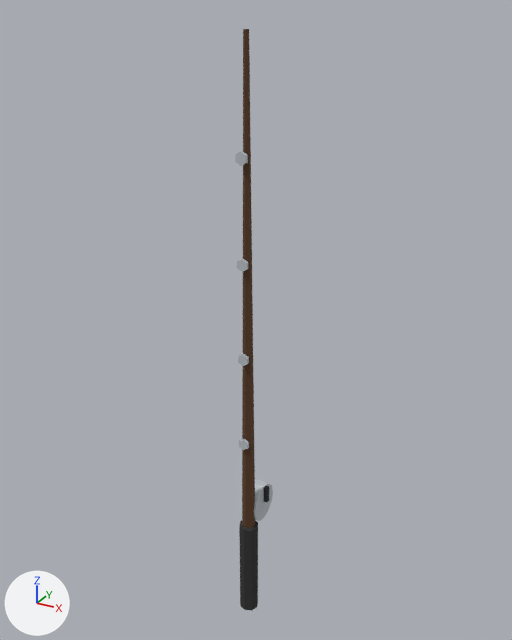
The glTF model art/props/rod.glb, before and after one commit.
Before and after are seen from a camera (50 mm lens) standing at (1.016, -1.793, 1.951) and looking at (-0.022, 0.095, 1.006). The axes (+X, +Y, +Z) are drawn at lower left. The lights are the same throughout. The older version comes first. Vertices at exactly the same position are counted once.

Names of what the first picture shows: 'rod'.
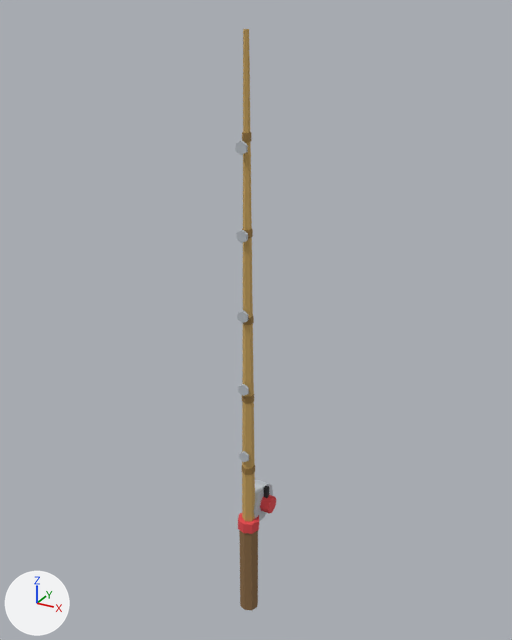
The edits, one by one:
me_rod is used by ob_rod; location (0.0, 0.0, 0.0).
me_rod had 120 vertices, 204 faces and spanned x -0.04..0.04, y -0.04..0.14, z -0.14..1.9.
me_rod now has 224 vertices, 380 faces and spans x -0.04..0.06, y -0.04..0.14, z -0.14..1.9.
me_rod part 1: a new loose piece, an 8-sided cylinder along z spanning x -0.04..0.04, y -0.04..0.04, z 0.23..0.27, in mat_palette.
me_rod part 2: the loose piece of 12 vertices spanning x -0.02..0.02, y -0.04..-0.02, z 0.58..0.62 is turned -90 degrees about the x axis through its middle and scaled by 1.25, then moved by (0.0, 0.03, -0.12).
me_rod part 3: the loose piece of 12 vertices spanning x -0.02..0.02, y -0.04..-0.02, z 1.54..1.58 is turned -90 degrees about the x axis through its middle and scaled by 1.14, then moved by (0.0, 0.03, -0.79).
me_rod part 4: the loose piece of 12 vertices spanning x -0.02..0.02, y -0.04..-0.02, z 0.9..0.94 is turned -90 degrees about the x axis through its middle and scaled by 1.02, then moved by (0.0, 0.03, 0.13).
me_rod part 5: a new loose piece, a 6-sided cylinder along z spanning x -0.014..0.014, y -0.016..0.016, z 1.321..1.346, in mat_palette.
me_rod part 6: a new loose piece, a 6-sided cylinder along z spanning x -0.012..0.012, y -0.014..0.014, z 1.604..1.629, in mat_palette.
me_rod part 7: a new loose piece, a 6-sided cylinder along y spanning x -0.0173..0.0173, y -0.034..-0.026, z 0.53..0.57, in mat_palette.
me_rod part 8: a new loose piece, a 6-sided cylinder along y spanning x -0.0173..0.0173, y -0.034..-0.026, z 0.79..0.83, in mat_palette.
me_rod part 9: a new loose piece, a 6-sided cylinder along y spanning x -0.0173..0.0173, y -0.034..-0.026, z 1.05..1.09, in mat_palette.
me_rod part 10: a new loose piece, a 6-sided cylinder along y spanning x -0.0173..0.0173, y -0.034..-0.026, z 1.31..1.35, in mat_palette.
me_rod part 11: a new loose piece, a 6-sided cylinder along y spanning x -0.0173..0.0173, y -0.034..-0.026, z 1.57..1.61, in mat_palette.
me_rod part 12: the loose piece of 12 vertices spanning x -0.02..0.02, y -0.04..-0.02, z 1.22..1.26 is deleted.
Part 13, on me_rod:
18 faces are deleted.
8 vertices are added at x 0.0, y 0.04..0.1, z 0.27..0.33.
8 new vertices lie (0.06, 0.0, 0.0) away from vertices in x 0.0, y 0.04..0.1, z 0.27..0.33.
46 new faces join them.
me_rod part 14: 40 kept faces spanning x -0.04..0.04, y -0.04..0.04, z -0.14..1.9 get new vertex colours; the middle colour goes from black #2d2d2d to brown #8a6a44.
Other edits to the shape of me_rod do not show in these pictures.

What differs and where, as boxes [x1, y1, x2, y2] in the pictures (512 x 640 px; the box of a moved part takes in the faces that stretch with it):
'rod', reshaped: before [235, 29, 273, 610]; after [236, 29, 276, 610]
part 1 of me_rod, added: after [238, 513, 259, 534]
part 2 of me_rod, moved or reshaped: before [239, 439, 249, 450]; after [242, 465, 255, 475]
part 3 of me_rod, moved or reshaped: before [235, 151, 248, 166]; after [242, 394, 254, 404]
part 4 of me_rod, moved or reshaped: before [238, 354, 249, 366]; after [243, 316, 254, 325]
part 5 of me_rod, added: after [242, 229, 253, 238]
part 6 of me_rod, added: after [242, 132, 251, 142]
part 7 of me_rod, added: after [239, 451, 249, 462]
part 8 of me_rod, added: after [238, 384, 249, 396]
part 9 of me_rod, added: after [237, 310, 248, 323]
part 10 of me_rod, added: after [237, 230, 248, 243]
part 11 of me_rod, added: after [236, 141, 248, 155]
part 12 of me_rod, deleted: before [237, 259, 248, 272]
part 13 of me_rod, built on: after [257, 495, 276, 514]
part 14 of me_rod, recoloured (lighter): [239, 29, 258, 610] in both
